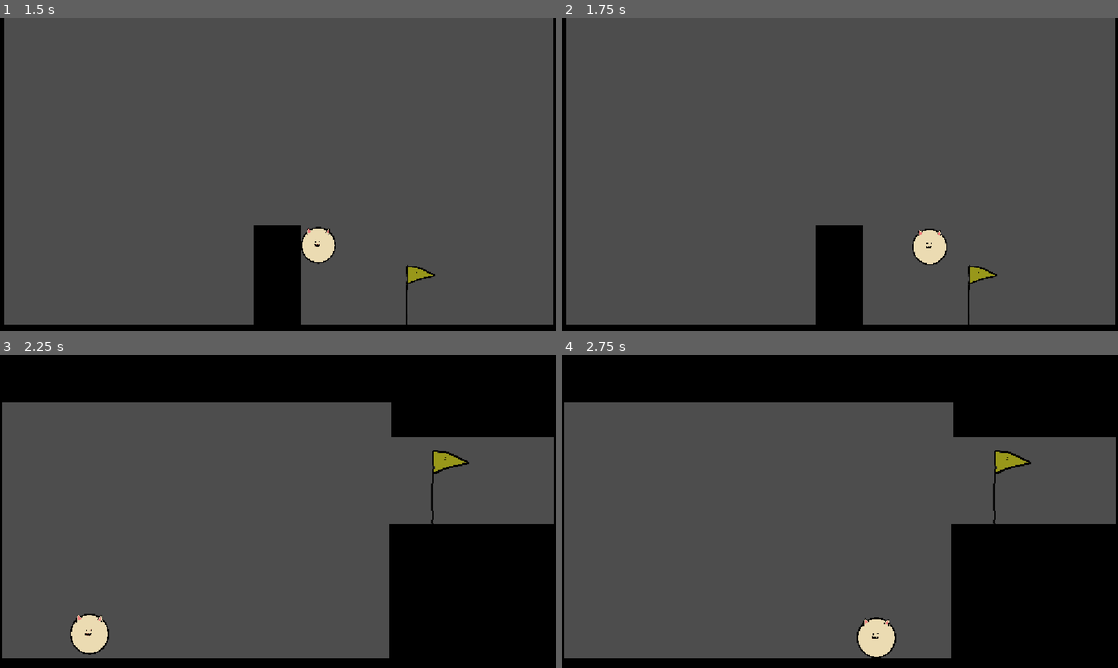
Above: before the commit, frames 1-4 (two rows, left to right).
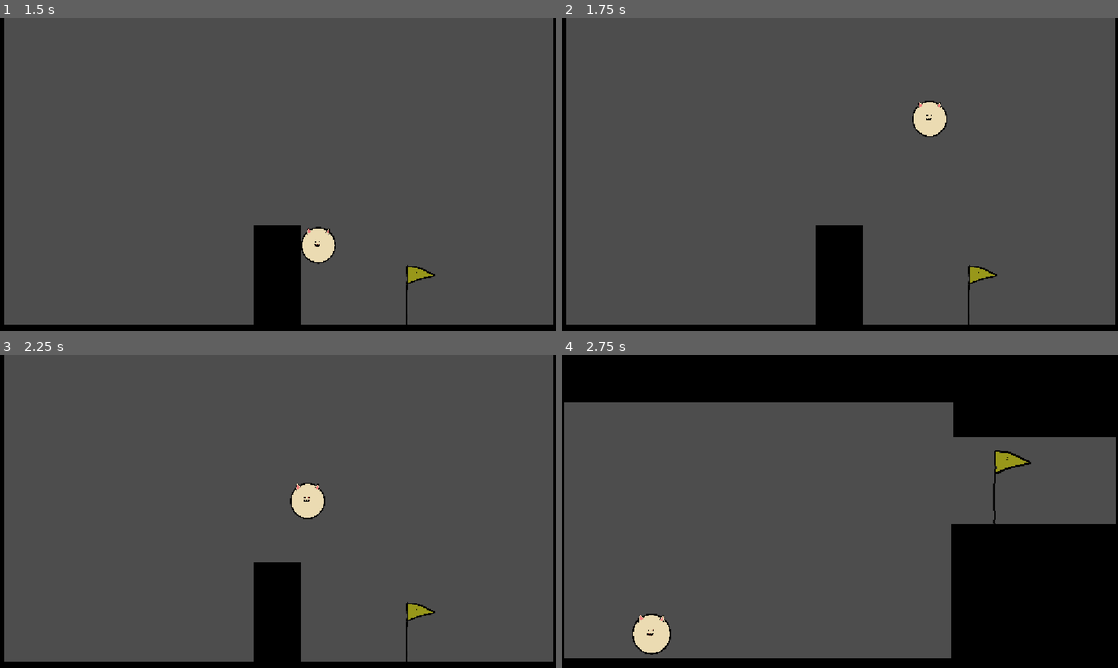
Above: after the commit, the same moments.

Repository: TGYT-Dev/haven
Game: Godot game, scene res://level1.tscn
Same seed, same stepped clock (60 frames per second), same inputs: the game is played once before the commit and once after it.
Inputs:
- Up to frame 1 (1.5 s): tap Enter (ui_accept) at 0.5, 0.6, 0.77, 1.07, 1.35 s; hold Right (ui_right) 0.53-1.28 s; hold Left (ui_left) from 1.28 s (still down)
- Up to frame 2 (1.75 s): keep holding Left (ui_left); tap Enter (ui_accept) at 1.52 s
- Up to frame 3 (2.25 s): tap Enter (ui_accept) at 1.82, 2.1 s; release Left (ui_left) at 2.03 s; hold Right (ui_right) from 2.03 s (still down)
- Up to frame 4 (2.75 s): keep holding Right (ui_right)

Frame 1 is identical in both runs. In frame 2, 1.2% of the frame differs, in the area x 63-70%, y 26-79%; in frame 3, 36%, in the area x 0-100%, y 0-98%; in frame 4, 1.5%.

Commit message:
dsaf

Diff:
--- a/cat_ball.gd
+++ b/cat_ball.gd
@@ -10,6 +10,10 @@
 var is_grounded = false
 
 func _physics_process(delta):
+
+	if is_zero_approx(velocity.y):
+		velocity.y = 0
+
 	# 1. Apply gravity if not on the ground
 	if not is_grounded:
 		velocity.y += gravity * delta
@@ -18,7 +22,7 @@
 		velocity.x = move_toward(velocity.x, 0, SPEED * 0.2)
 
 	# 2. Handle jump when grounded
-	if Input.is_action_just_pressed("ui_accept") and is_grounded:
+	if Input.is_action_just_pressed("ui_accept") and abs(velocity.y) < 80:
 		velocity.y = JUMP_VELOCITY
 		is_grounded = false
 
--- a/level3.tscn
+++ b/level3.tscn
@@ -15,7 +15,7 @@
 [sub_resource type="RectangleShape2D" id="RectangleShape2D_qrujo"]
 size = Vector2(8.25, 106.5)
 
-[node name="Node2D" type="Node2D" unique_id=1893363240]
+[node name="Node2D2" type="Node2D" unique_id=1893363240]
 
 [node name="StaticBody2D" type="StaticBody2D" parent="." unique_id=1984410694]
 
--- a/level5.tscn
+++ b/level5.tscn
@@ -12,7 +12,7 @@
 [sub_resource type="RectangleShape2D" id="RectangleShape2D_4wg22"]
 size = Vector2(8.25, 106.5)
 
-[node name="Node2D" type="Node2D" unique_id=309351553]
+[node name="Node2D2" type="Node2D" unique_id=309351553]
 
 [node name="StaticBody2D" type="StaticBody2D" parent="." unique_id=1245731028]
 
